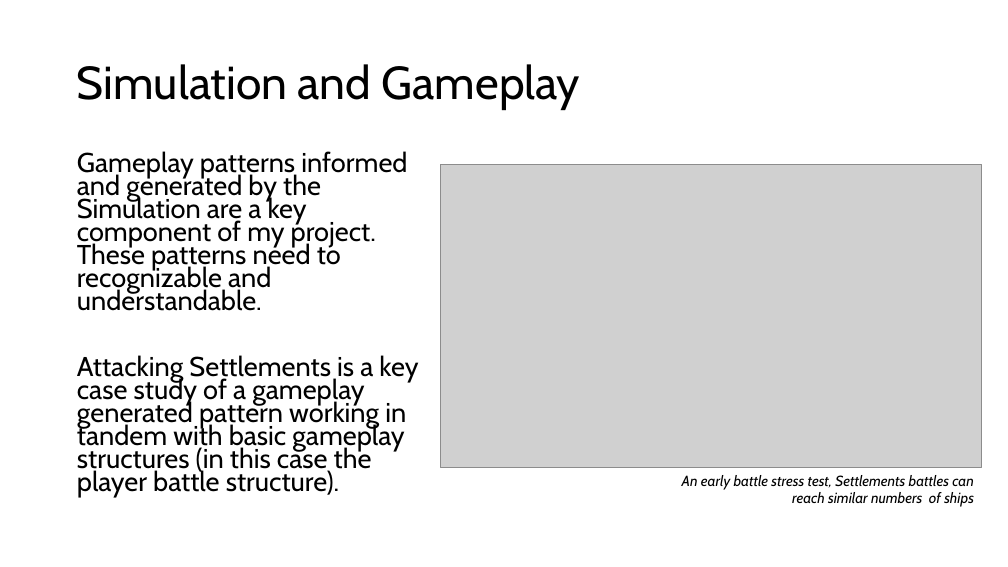
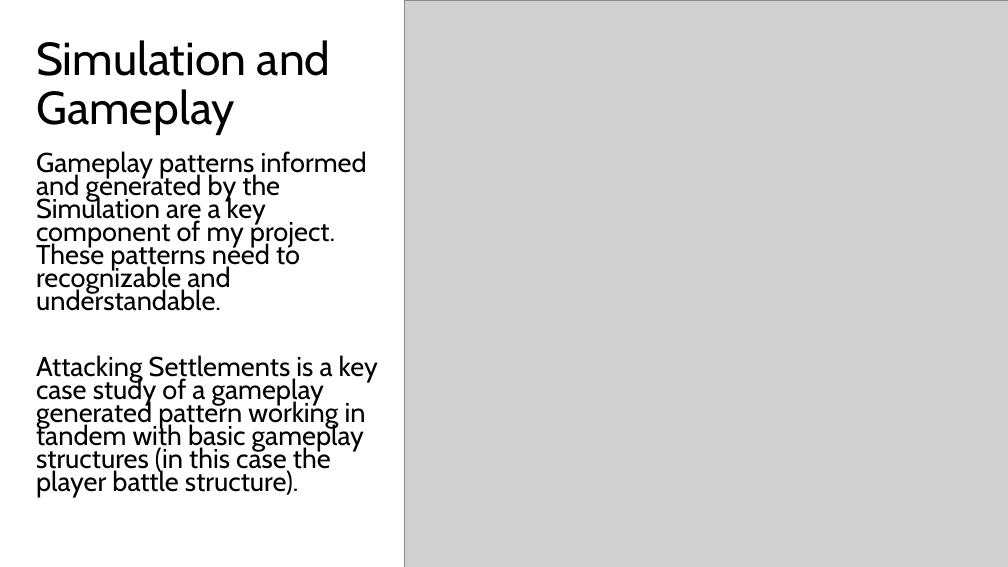
Before and after one commit to AlexanderNoles/FinalYearProject, a slide deck: slide 12 of Writing/FYP-Presentation.pptx. Drawn at 1008x567 pixels with LibreOffice and Linux fonts; fonts in the diff are those of the drawing; grey boxes stand for pictures. Boxes give left, top, right and bottom in pixels: in the first picture for what was removed or moved away, otherwise in the second. Text is boxed around its words. In the diff, an @@ line names an element or a change of style, - is before the commit and + after.

Commit message:
Added some more images to presentation

```diff
--- a/Writing/FYP-Presentation.pptx
+++ b/Writing/FYP-Presentation.pptx
@@ picture: place and size @@
-picture at [441, 164, 982, 468]
+picture at [405, 0, 1008, 567]
@@ title "Simulation and Gameplay" rewrapped from [77, 64, 581, 110] to [36, 40, 331, 135] @@
@@ text "Gameplay patterns informed and generated ...": place and size @@
-text "Gameplay patterns informed and generated ..." at [77, 151, 418, 497]
+text "Gameplay patterns informed and generated ..." at [36, 151, 378, 497]
@@ text removed at [682, 475, 974, 507] @@
-An early battle stress test, Settlements battles can reach similar numbers of ships
```
Also in this commit, not shown: 3 other slides changed.
